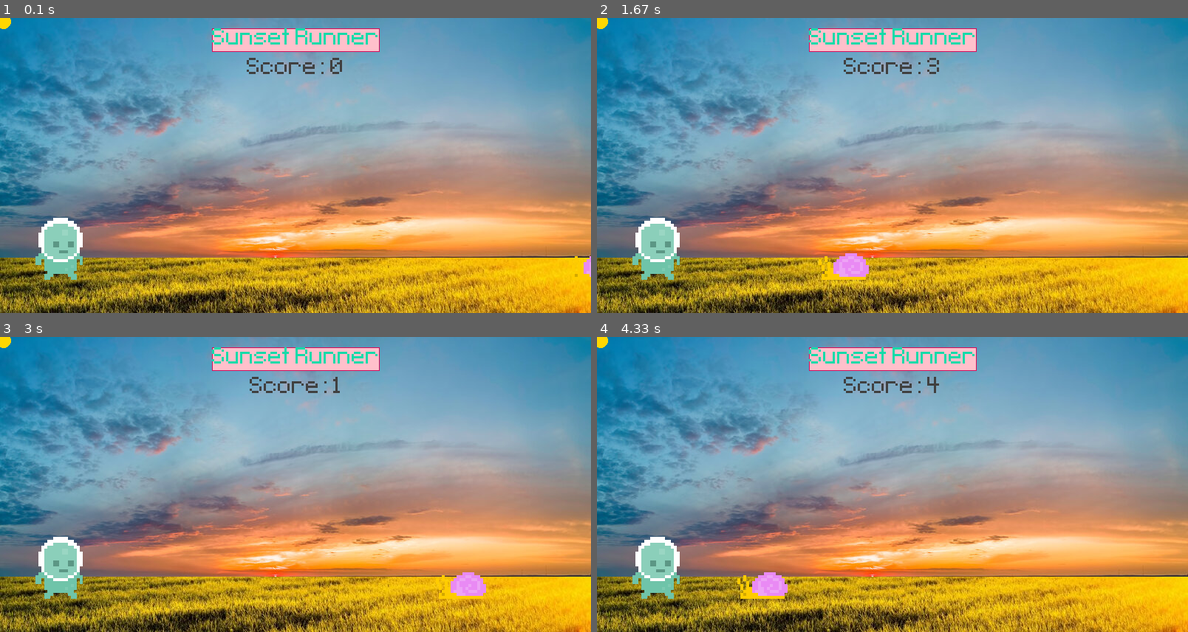
Above: before the commit, frames 1-4 (two rows, left to right).
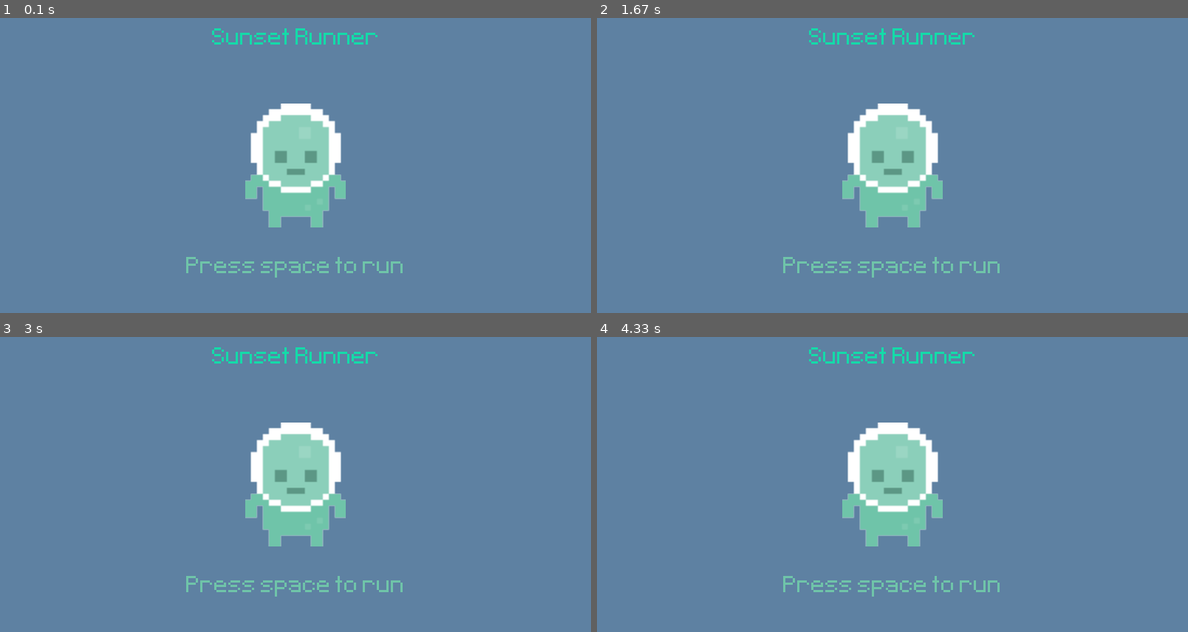
Above: after the commit, the same moments.

Repository: AJHS-Kelley/8b-ajhs-game-programming-23-24-Shortheadband
Game: pygame game, started from gameProgramming/08_ultimatePygame/Creating a Window + Clock.py
The game is run twice, just before and just after one commit, with the same random seed, the same clock (stepped at 60 frames per second) and the same inputs.
Inputs:
- Up to frame 1 (0.1 s): no input
- Up to frame 2 (1.67 s): no input
- Up to frame 3 (3 s): no input
- Up to frame 4 (4.33 s): no input

The runs differ from the first frame. In frame 1, 91% of the frame differs, in the area x 0-100%, y 0-100%; in frame 2, 91%; in frame 3, 91%; in frame 4, 91%.

Commit message:
Ver update
updated game over

Diff:
--- a/gameProgramming/08_ultimatePygame/Creating a Window + Clock.py
+++ b/gameProgramming/08_ultimatePygame/Creating a Window + Clock.py
@@ -8,6 +8,7 @@
     score_rect = score_surf.get_rect(center = (400,70))
     screen.blit(score_surf,score_rect)
     print(current_time)
+    return current_time
 
 pygame.init()
 screen = pygame.display.set_mode((800,400))
@@ -16,6 +17,7 @@
 test_font = pygame.font.Font('font/Pixeltype.ttf', 50)
 game_active = False
 start_time = 0
+score = 0
 
 sky_surface = pygame.image.load('img/Ult_pygame/Sky.jpg').convert()
 ground_surface = pygame.image.load('img/Ult_pygame/Ground.jpg').convert()
@@ -27,8 +29,15 @@
 player_rectangle = player_surface.get_rect(midbottom = (80,355))
 player_gravity = 0
 
+player_stand = pygame.image.load('img/Ult_pygame/Player/player_stand.png').convert_alpha()
+player_stand = pygame.transform.rotozoom(player_stand,0,2)
+player_stand_rectangle = player_stand.get_rect(center = (400,200))
+
 snail_surface = pygame.image.load('img/Ult_pygame/snail/snail1.png').convert_alpha()
 snail_x_rectangle = snail_surface.get_rect(bottomright = (700,355))
+
+game_message = test_font.render('Press space to run',False,(111,196,169))
+game_message_rectangle = game_message.get_rect(center = (400,340))
 
 #doubleJump = 1
 while True:
@@ -42,12 +51,12 @@
                 player_gravity = -19.5
 
         if event.type == pygame.KEYDOWN:
-            if event.key == pygame.K_SPACE and player_rectangle.bottom >= 320:
+            if event.key == pygame.K_SPACE(event.pos)  and player_rectangle.bottom >= 320:
                 player_gravity = -19.5
                 #if player_rectangle.bottom >= 250 and int(doubleJump):
                 #    player_gravity = -13.9,
     else:
-        if game_active == False:
+        if event.type == pygame.KEYDOWN and event.key == pygame.K_SPACE:
             game_active = True
             snail_x_rectangle.left = 800
             print("restart")
@@ -61,6 +70,7 @@
        pygame.draw.circle(screen,'gold',pygame.mouse.get_pos(),10)
        screen.blit(title_surface,title_rectangle)
        display_score()
+       score = display_score()
 
        snail_x_rectangle.x -= 5.5
        if snail_x_rectangle.right <=0: snail_x_rectangle.left = 800
@@ -81,7 +91,17 @@
             game_active = False
     else:
         screen.fill((94,129,162))
+        screen.blit(player_stand,player_stand_rectangle)
+        screen.blit(title_surface,title_rectangle)
 
+        score_message = test_font.render(f'Your score: {score}',False,(111,196,169))
+        score_message_rectangle = score_message.get_rect(center = (400,330))
+        screen.blit(game_message,game_message_rectangle)
+
+        if score == 0:
+            screen.blit(game_message,game_message_rectangle)
+        else:
+            screen.blit(score_message,score_message_rectangle)
     #keys =pygame.key.get_pressed()
     #if keys[pygame.K_SPACE]:
     #    print('jump')
